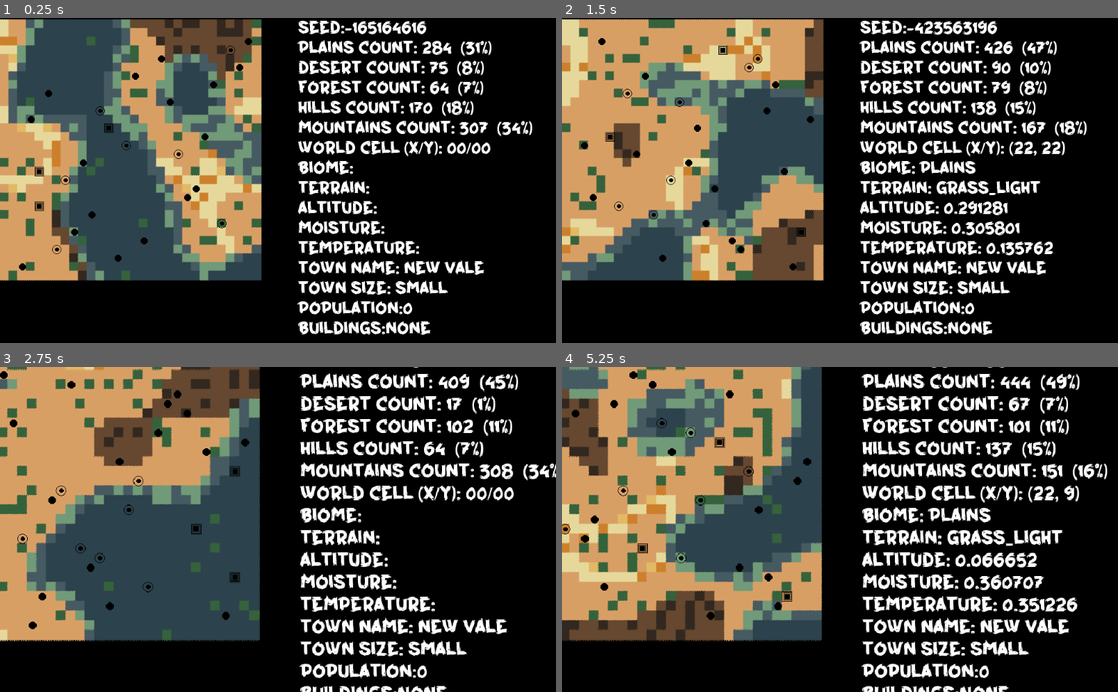
Above: before the commit, frames 1-4 (two rows, left to right).
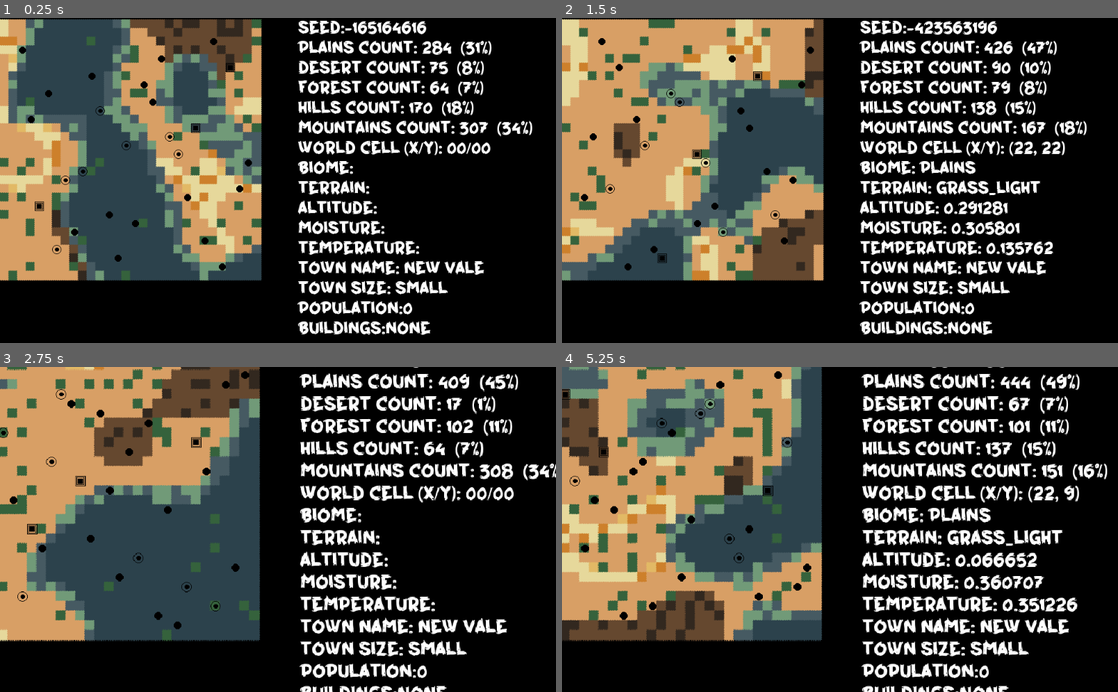
Above: after the commit, the same moments.

Repository: devonps/simple-terrain-gen
Game: Godot game, scene res://WorldGenerator.tscn
Same seed, same stepped clock (60 frames per second), same inputs: the game is played once before the commit and once after it.
Inputs (mouse positions are in pixels of both pictures, inside the frame that each line leads up to):
- Up to frame 1 (0.25 s): no input
- Up to frame 2 (1.5 s): tap Enter (ui_accept) at 0.5, 0.77, 1.25 s; move the mouse to (962, 164) at 0.52 s; hold Mouse wheel up (zoom_in) 0.53-1.25 s; click (962, 164) at 0.67 s; drag from (728, 196) to (812, 245) at 1.27 s
- Up to frame 3 (2.75 s): tap Enter (ui_accept) at 2 s; move the mouse to (333, 458) at 2.02 s; hold Mouse wheel up (zoom_in) from 2.03 s (still down); click (333, 458) at 2.17 s
- Up to frame 4 (5.25 s): release Mouse wheel up (zoom_in) at 2.75 s; tap Enter (ui_accept) at 2.75, 3.5, 3.77, 4.25 s; drag from (812, 594) to (673, 480) at 2.77 s; move the mouse to (1006, 578) at 3.52 s; hold Mouse wheel up (zoom_in) 3.53-4.25 s; click (1006, 578) at 3.67 s; drag from (673, 480) to (756, 448) at 4.27 s; move the mouse to (867, 529) at 5.02 s; hold Mouse wheel up (zoom_in) from 5.03 s (still down); click (867, 529) at 5.17 s

The runs differ from the first frame. In frame 1, 0.8% of the frame differs, in the area x 3-46%, y 6-78%; in frame 2, 1.2%; in frame 3, 1.6%, in the area x 0-45%, y 1-81%; in frame 4, 1.5%.

Commit message:
Starting Town generated

Diff:
--- a/WorldGenerator.gd
+++ b/WorldGenerator.gd
@@ -15,8 +15,6 @@
 onready var mountlabel = $debug/HBoxContainer/Test1/MountainsLabel
 onready var snowlabel = $debug/HBoxContainer/Test1/SnowLabel
 onready var seedlabel = $debug/HBoxContainer/Test1/seedlabel
-onready var townnamelabel = $debug/HBoxContainer/town/nameLabel
-onready var townsizelabel = $debug/HBoxContainer/town/sizeLabel
 
 # biome parameters
 var temperature = {}
@@ -25,7 +23,6 @@
 var openSimplexNoise = OpenSimplexNoise.new()
 
 # town parameters
-var number_of_towns = 30
 var number_towns_too_close = 0
 var max_tiles:float = 900.0
 var town_locations = []
@@ -279,9 +276,26 @@
 
 func place_towns() -> void:
 
+	place_new_vale()
 	place_large_towns()
 	place_medium_towns()
 	place_small_towns()
+
+func place_new_vale() -> void:
+	var small_town_image_id = 17
+	var 	pos = Vector2(15, 23)
+	var size = "small"
+	town_locations.append(pos)
+	townsMap.set_cellv(pos, small_town_image_id)
+	var town_name = "New Vale"
+	var array_of_buildings = _generate_town_buildings(size)
+	var town_population_size = _calculate_town_population(size)
+
+	next_town_id = _get_town_id()
+	townDetails[next_town_id] = {"id":next_town_id, "name": town_name, "size": size, "population": town_population_size, "buildings": array_of_buildings}
+	worldData[pos]["townID"] = next_town_id
+	_set_town_id()
+
 
 
 func place_large_towns() -> void:
@@ -289,7 +303,6 @@
 	var max_large_towns = 3
 	var large_town_map_edge_buffer = 2
 	var large_town_buffer = 4
-
 	for large_town in max_large_towns:
 		var px = 0
 		var py = 0
@@ -312,7 +325,6 @@
 	var max_medium_towns = 7
 	var medium_town_map_edge_buffer = 2
 	var medium_town_buffer = 1
-
 	for medium_town in max_medium_towns:
 		var px = 0
 		var py = 0
@@ -333,10 +345,9 @@
 
 func place_small_towns() -> void:
 	var small_town_image_id = 17
-	var max_small_towns = 17
+	var max_small_towns = 16
 	var small_town_map_edge_buffer = 1
 	var small_town_buffer = 1
-
 	for small_town in max_small_towns:
 		var px = 0
 		var py = 0
@@ -389,7 +400,6 @@
 	var town_population_size = _calculate_town_population(size)
 
 	next_town_id = _get_town_id()
-	print("next town:", next_town_id)
 
 	townDetails[next_town_id] = {"id":next_town_id, "name": town_name, "size": size, "population": town_population_size, "buildings": array_of_buildings}
 	worldData[pos]["townID"] = next_town_id
@@ -494,11 +504,6 @@
 		snowlabel.text = _format_coverage_string("Snow", snow_tile_count)
 
 
-func _update_town_details() -> void:
-	townnamelabel.text = "Town Name: New Vale"
-	townsizelabel.text = "Town Size: Small"
-
-
 func _between(val, start, end) -> bool:
 	if stepify(start, 0.01) <= val and val < stepify(end, 0.01):
 		return true
--- a/location_second_word.json
+++ b/location_second_word.json
@@ -238,10 +238,6 @@
   {
     "Splits": "Tusk",
     "Split meta": "nature"
-  },
-  {
-    "Splits": "Vale",
-    "Split meta": "location"
   },
   {
     "Splits": "Water",
